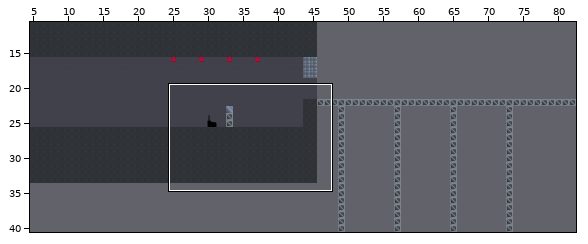
Tiled map -- maps/cutscene2.tmx. Above, an overview of the earlier version with the close-up marked.
Close-up. Before the commit:
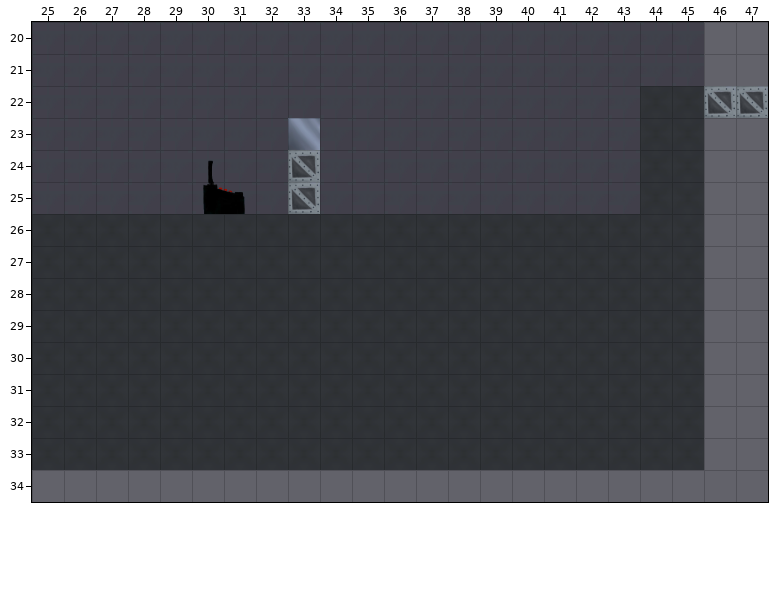
Cells are 128x128 px. Shown: x 25..47, y 20..34.
Now the later version:
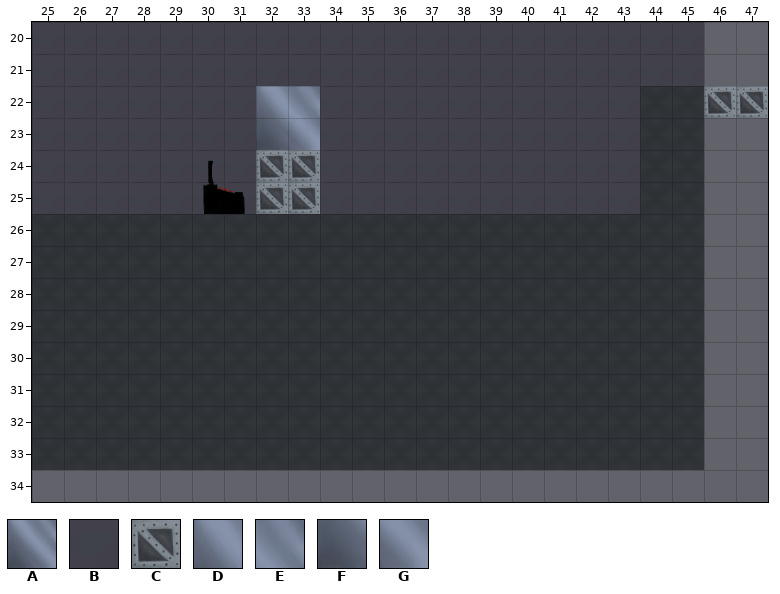
Key: from "scifi_platformTiles_32x32": A 2, B 4, C 12, D 28, E 29, F 34, G 35.
_ is an empty cell.
The exact change:
Layer "Tile Layer 1":
The edit turns tile B into tile C in rows 24 to 25 at x 32.
The edit turns tile B into tile D in row 22 at x 32.
The edit turns tile B into tile E in row 22 at x 33.
The edit turns tile B into tile F in row 23 at x 32.
The edit turns tile A into tile G in row 23 at x 33.
Changed places in both close-ups, as pixel boxes (x1, y1, x2, y2):
changed: (256, 86, 320, 214)
